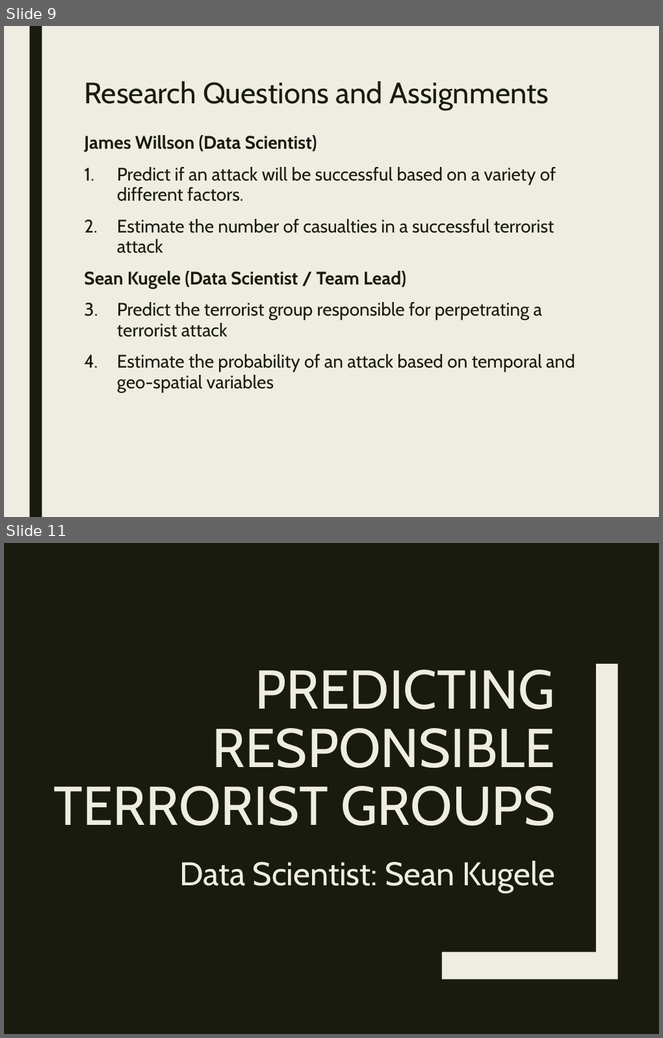
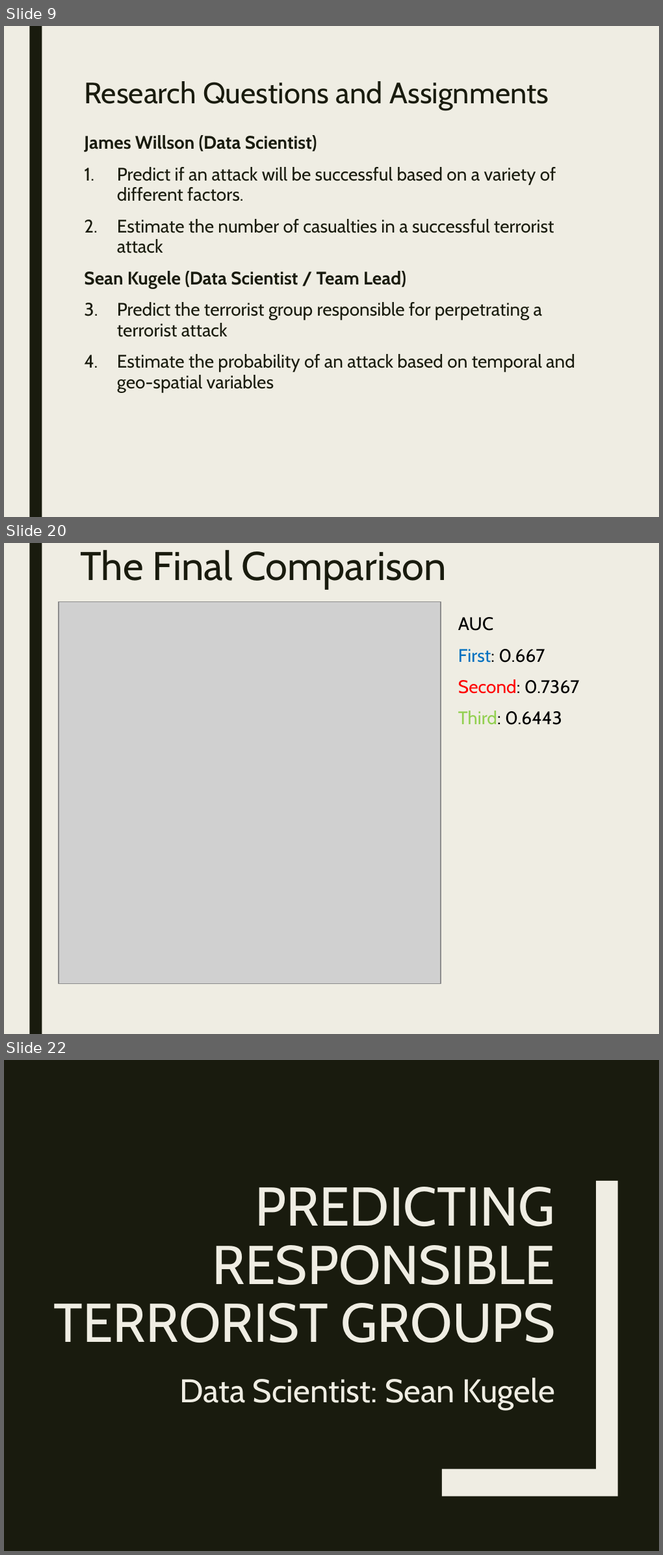
Before and after one commit to stats-learning-fall2019/final-project, a slide deck: presentation/gtdb-final-presentation.pptx. Shown one above the other, each under a label of ours: slides 9 and 11 before the commit, slides 9, 20 and 22 after it; the slides between them are not shown. The pictures are 663x1038 and 663x1555 pixels, drawn with LibreOffice and Linux fonts; fonts in the diff are those of the drawing; grey boxes stand for pictures. Boxes give left, top, right and bottom in pixels: in the first picture for what was removed or moved away, otherwise in the second. Text is boxed around its words. In the diff, an @@ line names an element or a change of style, - is before the commit and + after.

```diff
--- a/presentation/gtdb-final-presentation.pptx
+++ b/presentation/gtdb-final-presentation.pptx
@@ slide 20 added at box(4, 543, 659, 1034), background #EFEDE3; not listed: 1 template element that a slide beside it also shows @@
@@ title added at box(80, 550, 447, 589), 44 pt, text #191B0E @@
+The Final Comparison
@@ picture added at box(59, 602, 440, 984) @@
@@ text added at box(458, 617, 579, 725), 20 pt, text #000000 @@
+AUC
+First: 0.667
+Second: 0.7367
+Third: 0.6443
@@ what was slide 11 is now slide 22 @@
```
Also in this commit, not shown: 11 other slides added, 1 slide removed, 16 other files.
